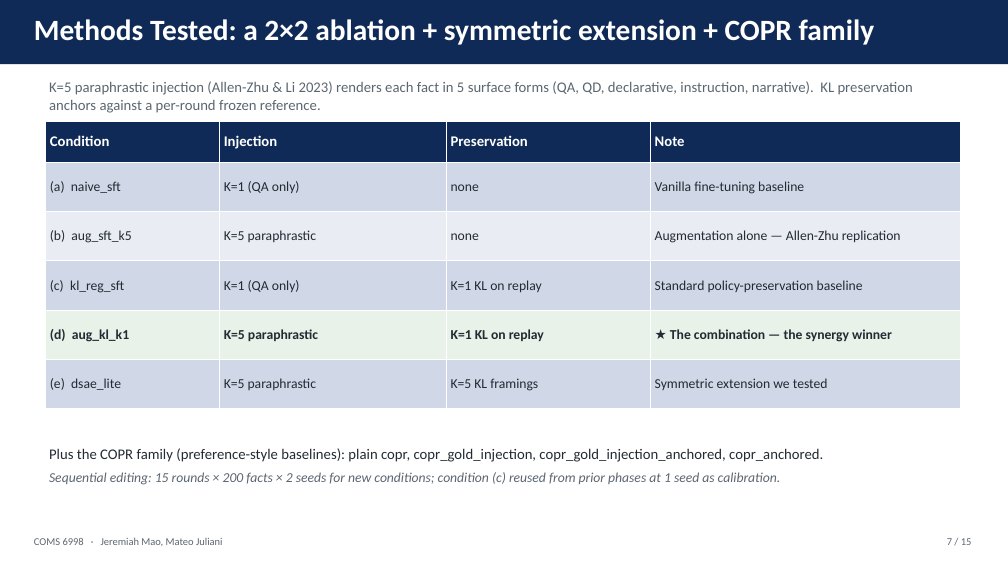
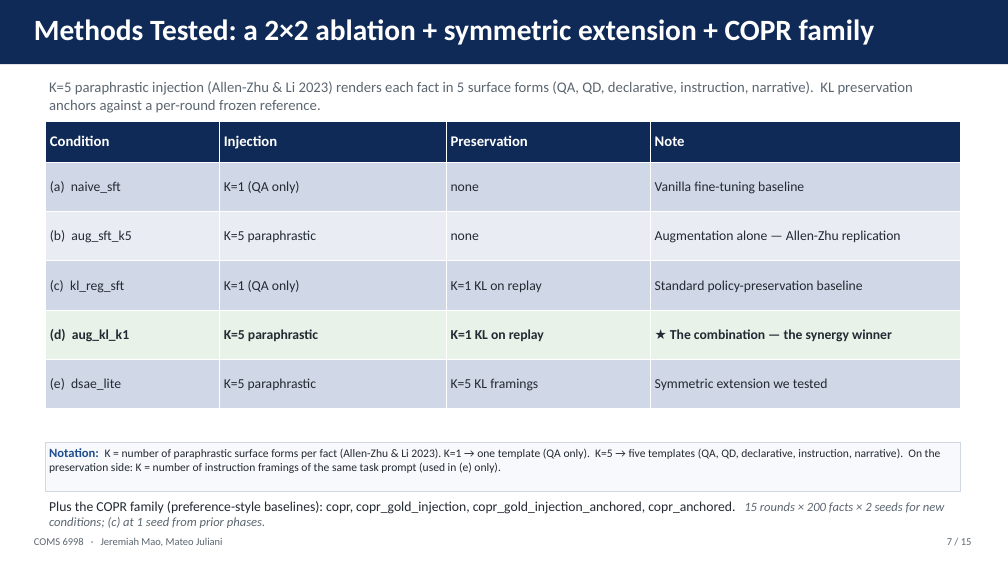
Before and after one commit to jeremiahmao/still-on-task-llm, a slide deck: slide 7 of paper_slides/synergy_deck.pptx. Drawn at 1008x567 pixels with LibreOffice and Linux fonts; fonts in the diff are those of the drawing. Boxes give left, top, right and bottom in pixels: in the first picture for what was removed or moved away, otherwise in the second. Text is boxed around its words. In the diff, an @@ line names an element or a change of style, - is before the commit and + after.

Commit message:
tweak: deck — disambiguate K (augmentation K=5 vs V-REx K=2 vs COPR K=8); show absolute SFT numbers on headline panel

```diff
--- a/paper_slides/synergy_deck.pptx
+++ b/paper_slides/synergy_deck.pptx
@@ rectangle added at [45,442,960,492], fill #F7F9FC, outline #CFD8E3 1 pt, 11 pt, text #232A33 @@
+Notation: K = number of paraphrastic surface forms per fact (Allen-Zhu & Li 2023). K=1 → one template (QA only). K=5 → five templates (QA, QD, declarative, instruction, narrative). On the preservation side: K = number of instruction framings of the same task prompt (used in (e) only).
@@ text at [49,501,944,528]: text changed; size 14 to 13 pt @@
-Plus the COPR family (preference-style baselines): plain copr, copr_gold_injection, copr_gold_injection_anchored, copr_anchored.
-Sequential editing: 15 rounds × 200 facts × 2 seeds for new conditions; condition (c) reused from prior phases at 1 seed as calibration.
+Plus the COPR family (preference-style baselines): copr, copr_gold_injection, copr_gold_injection_anchored, copr_anchored. 15 rounds × 200 facts × 2 seeds for new conditions; (c) at 1 seed from prior phases.
```
Also in this commit, not shown: 2 other slides changed, 1 other file.
